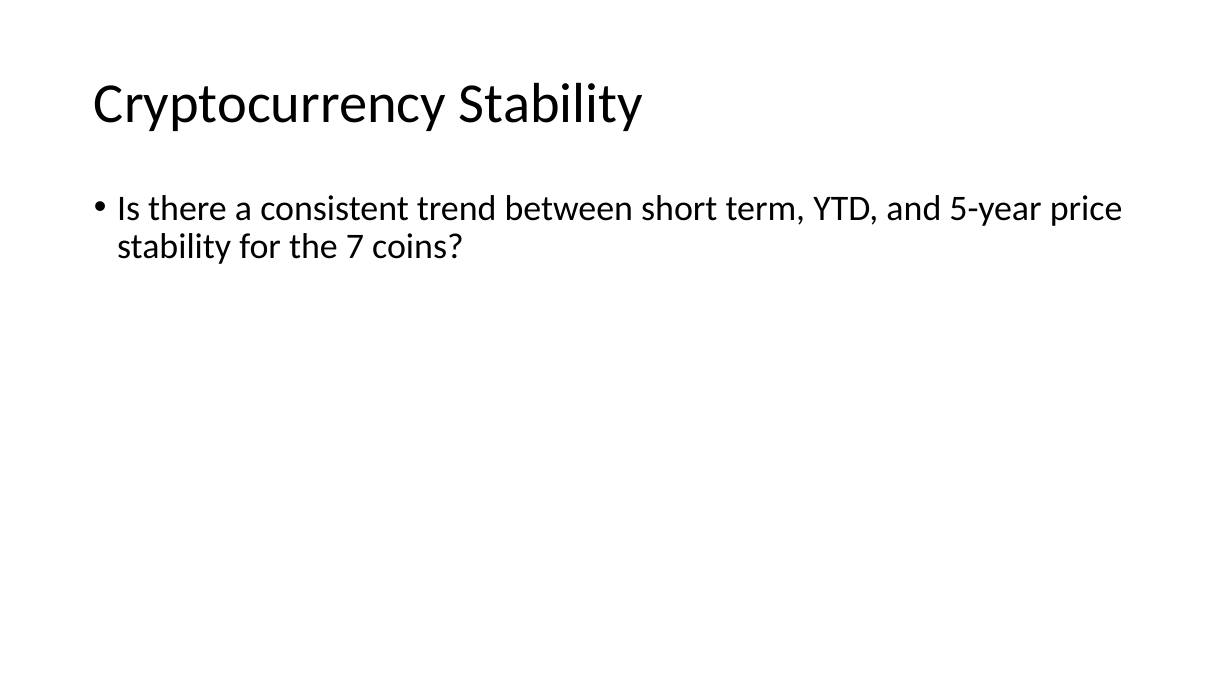
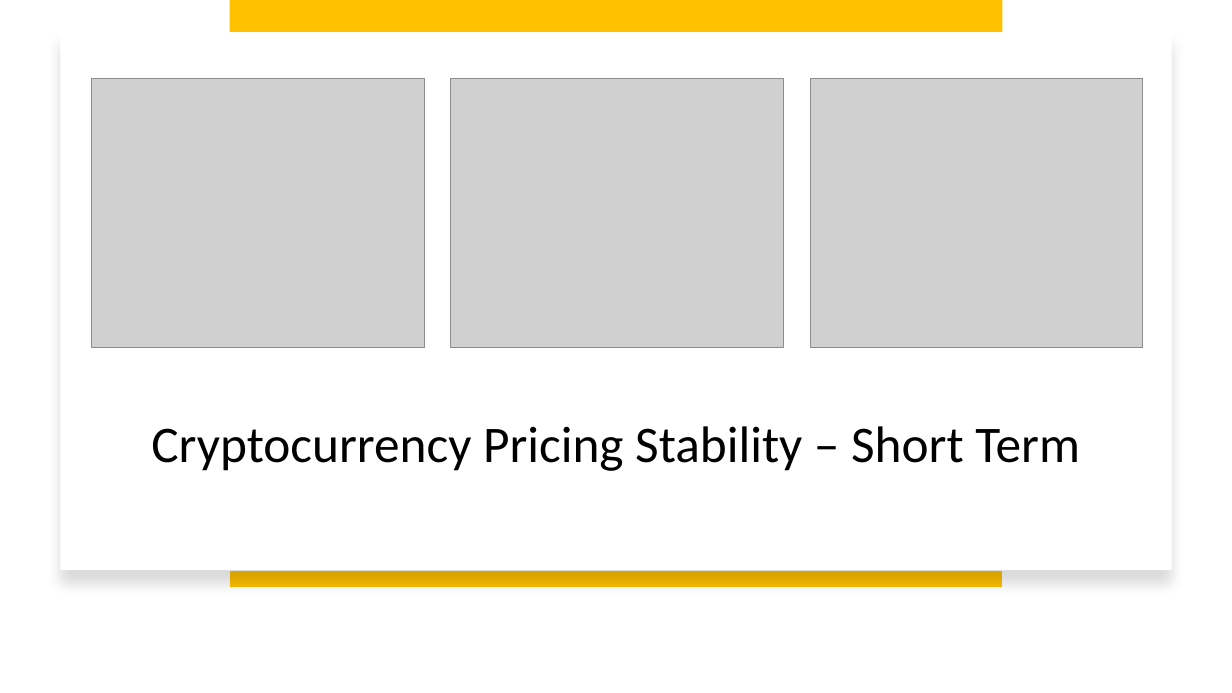
Before and after one commit to sarahheavner/Project1, a slide deck: slide 6 of Cryptocurrency_Presentation.pptx (slide 4 before the commit). Drawn at 1232x693 pixels with LibreOffice and Linux fonts; fonts in the diff are those of the drawing; grey boxes stand for pictures. Boxes give left, top, right and bottom in pixels: in the first picture for what was removed or moved away, otherwise in the second. Text is boxed around its words. In the diff, an @@ line names an element or a change of style, - is before the commit and + after.

Commit message:
updated powerpoint

```diff
--- a/Cryptocurrency_Presentation.pptx
+++ b/Cryptocurrency_Presentation.pptx
@@ rectangle added at box(229, 0, 1003, 559), fill #FFC000 @@
@@ rectangle added at box(60, 32, 1172, 570), fill #FFFFFF @@
@@ picture added at box(91, 78, 424, 347) @@
@@ picture added at box(450, 78, 783, 347) @@
@@ picture added at box(811, 78, 1143, 347) @@
@@ text removed at box(117, 195, 1123, 264) @@
-• Is there a consistent trend between short term, YTD, and 5-year price stability for the 7 coins?
@@ title "Cryptocurrency Pricing Stability – Short ..." at box(151, 426, 1080, 471): vertical alignment middle to bottom @@
@@ title at box(151, 426, 1080, 471): text changed; size 44 to 40 pt @@
-Cryptocurrency Stability
+Cryptocurrency Pricing Stability – Short Term
@@ line added from (1002, 579) to (229, 579), #FFC000 12 pt @@
```
Also in this commit, not shown: 3 other slides changed, 4 slides added, 1 other file.
